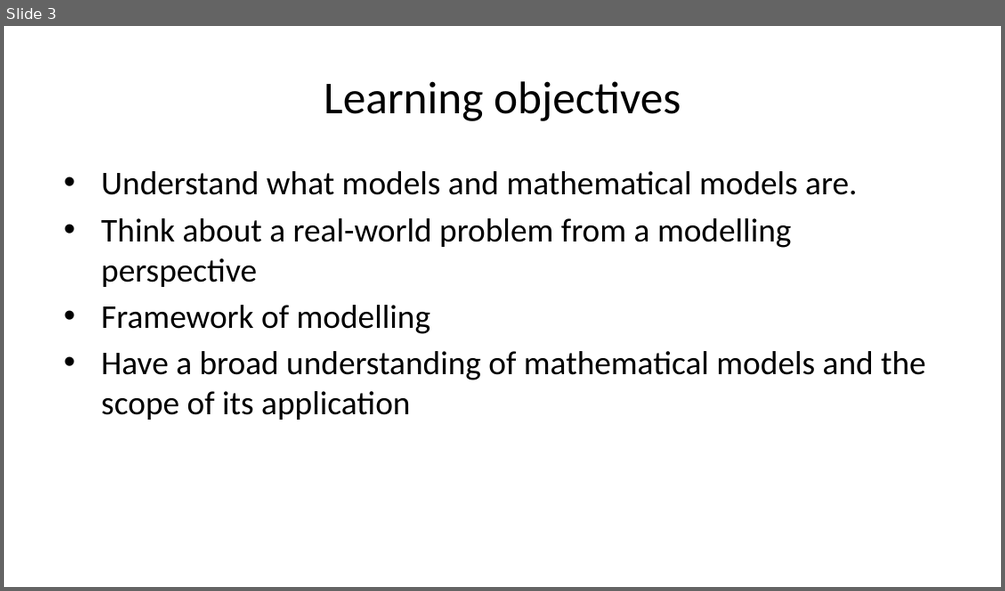
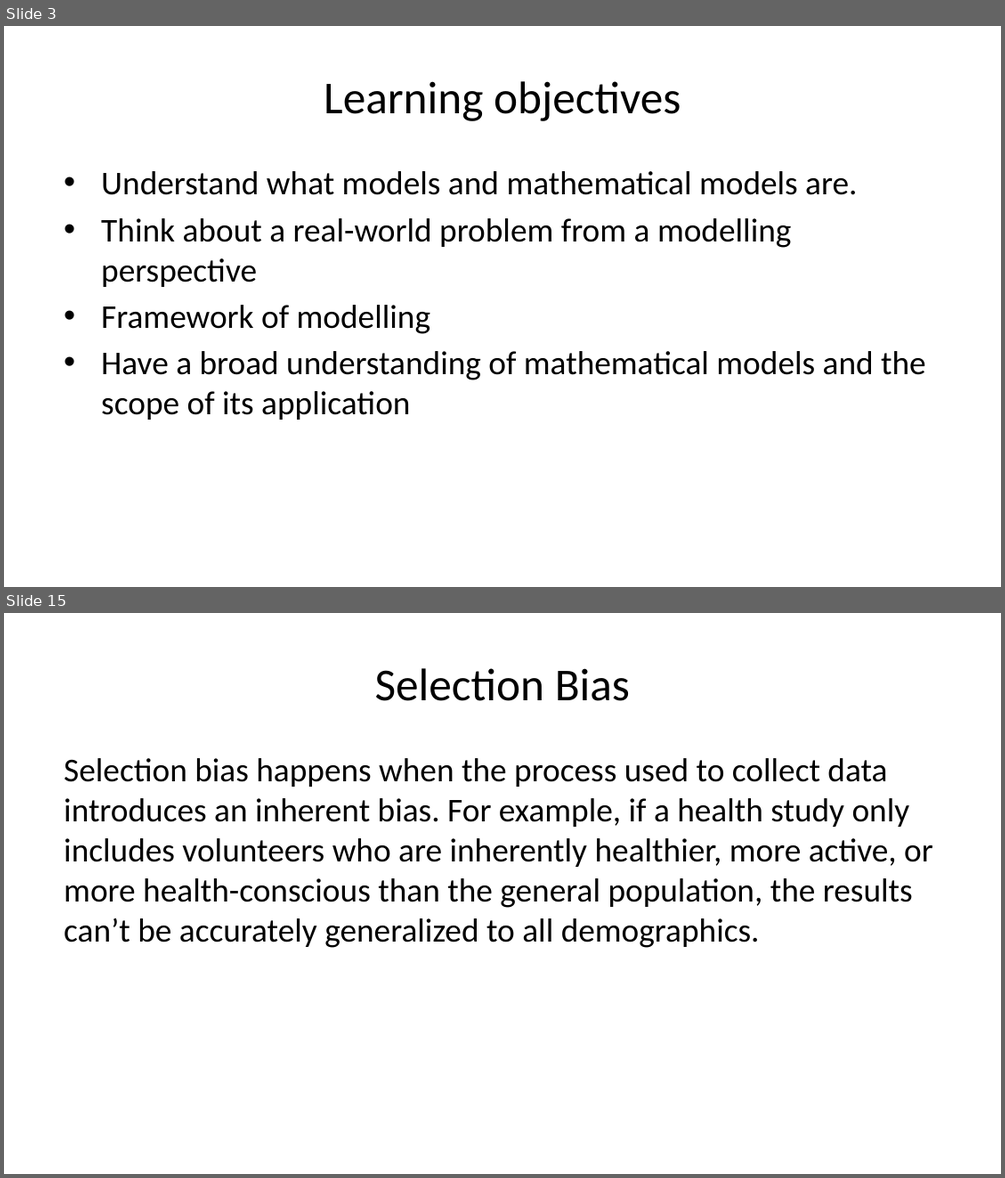
Before and after one commit to joe-alcantara/FP041, a slide deck: week3d.pptx. Shown one above the other, each under a label of ours: slide 3 before the commit, slides 3 and 15 after it; the slides between them are not shown. The pictures are 1005x591 and 1005x1178 pixels, drawn with LibreOffice and Linux fonts; fonts in the diff are those of the drawing. Boxes give left, top, right and bottom in pixels: in the first picture for what was removed or moved away, otherwise in the second. Text is boxed around its words. In the diff, an @@ line names an element or a change of style, - is before the commit and + after.

```diff
--- a/week3d.pptx
+++ b/week3d.pptx
@@ slide 15 added at bbox=[4, 613, 1001, 1174], background #FFFFFF @@
@@ title added at bbox=[375, 668, 630, 701], 33 pt, text #000000 @@
+Selection Bias
@@ text added at bbox=[64, 758, 933, 948], 24 pt, text #000000 @@
+Selection bias happens when the process used to collect data introduces an inherent bias. For example, if a health study only includes volunteers who are inherently healthier, more active, or more health-conscious than the general population, the results can’t be accurately generalized to all demographics.
```
Also in this commit, not shown: 18 other slides added, 1 other file.
